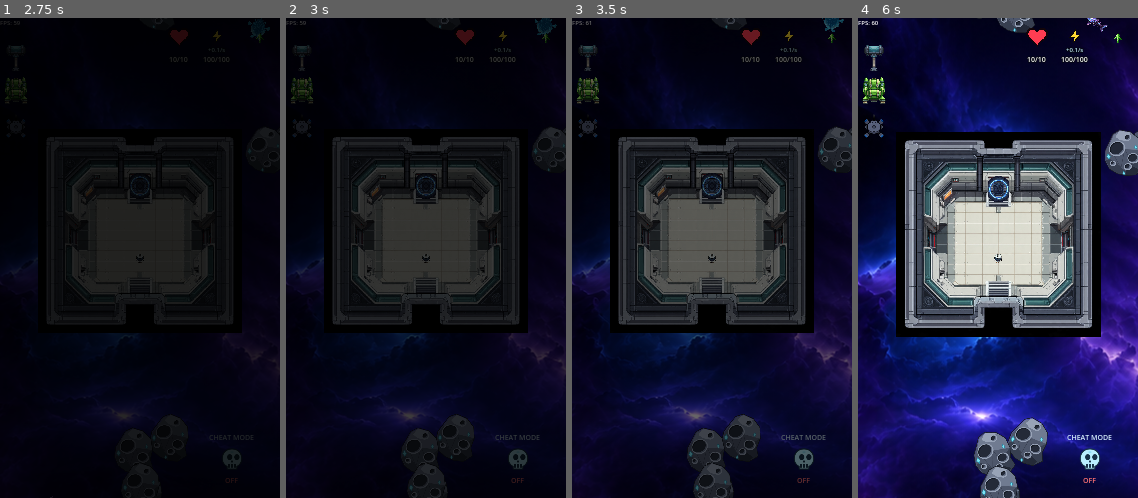
Above: before the commit, frames 1-4 (left to right).
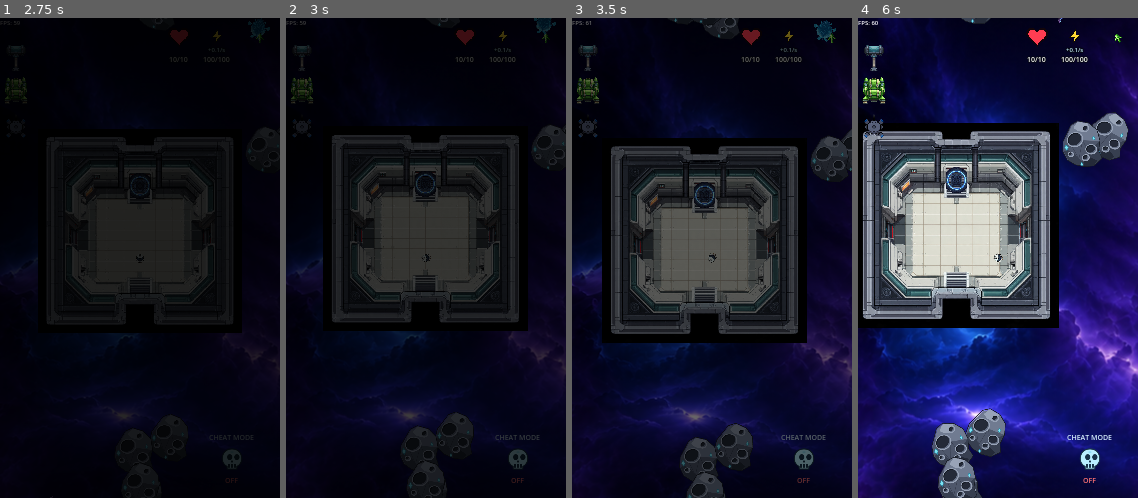
Above: after the commit, the same moments.

Repository: wildane/ShootingStar
Game: Godot game, scene res://scene/main_menu/main_menu.tscn
Two runs of this game, one before a commit and one after it. Both use one fixed random seed, a clock stepped at 60 frames per second and the inputs below.
Inputs (mouse positions are in pixels of both pictures, inside the frame that each line leads up to):
- Up to frame 1 (2.75 s): tap Enter at 0.5, 0.6 s; move the mouse to (201, 234) at 0.52 s; hold Right 0.53-1.25 s; click (201, 234) at 0.67 s; tap Space at 0.77 s; drag from (84, 282) to (126, 354) at 1.27 s; move the mouse to (140, 186) at 2.02 s; hold Right from 2.03 s (still down); tap Backspace at 2.1 s; click (140, 186) at 2.17 s
- Up to frame 2 (3 s): release Right at 2.75 s; drag from (412, 354) to (484, 234) at 2.77 s
- Up to frame 3 (3.5 s): no input
- Up to frame 4 (6 s): move the mouse to (1082, 330) at 3.52 s; hold Left 3.53-4.25 s; tap Ctrl at 3.6 s; click (1082, 330) at 3.67 s; tap Space at 3.77 s; drag from (914, 186) to (1000, 186) at 4.27 s; move the mouse to (1012, 258) at 5.02 s; hold Down 5.03-5.75 s; tap Enter at 5.1 s; click (1012, 258) at 5.17 s; drag from (956, 138) to (1000, 186) at 5.77 s

Frame 1 is identical in both runs. In frame 2, 3.3% of the frame differs, in the area x 13-100%, y 0-100%; in frame 3, 20%; in frame 4, 42%, in the area x 0-100%, y 0-100%.

Commit message:
Benarkan input semasa overlay fade
Overlay fade penuh skrin guna MOUSE_FILTER_STOP, jadi _unhandled_input
tidak terima sentuhan/klik walaupun alpha sudah hampir 0. Tukar ke
IGNORE kerana overlay ini hanya hiasan visual.

Diff:
--- a/scene/level_3/level_3.gd
+++ b/scene/level_3/level_3.gd
@@ -43,7 +43,8 @@
 	overlay_gelap = ColorRect.new()
 	overlay_gelap.color = Color(0, 0, 0, 1.0) # Sedia ada hitam pekat
 	overlay_gelap.set_anchors_and_offsets_preset(Control.PRESET_FULL_RECT)
-	overlay_gelap.mouse_filter = Control.MOUSE_FILTER_STOP
+	# IGNORE supaya input sentuh/klik terus sampai ke pemain semasa fade visual
+	overlay_gelap.mouse_filter = Control.MOUSE_FILTER_IGNORE
 
 	var canvas_layer = CanvasLayer.new()
 	canvas_layer.layer = 99 # Diletakkan di layer 99 (Menu tadi berada di layer 100)
--- a/scene/main_menu/main_menu.gd
+++ b/scene/main_menu/main_menu.gd
@@ -24,7 +24,8 @@
 	overlay_hitam = ColorRect.new()
 	overlay_hitam.color = Color(0, 0, 0, 0) # Mula lutsinar
 	overlay_hitam.set_anchors_and_offsets_preset(Control.PRESET_FULL_RECT)
-	overlay_hitam.mouse_filter = Control.MOUSE_FILTER_STOP
+	# IGNORE supaya input tidak disekat oleh overlay fade visual
+	overlay_hitam.mouse_filter = Control.MOUSE_FILTER_IGNORE
 	add_child(overlay_hitam)
 
 func mulakan_fade_in() -> void:
